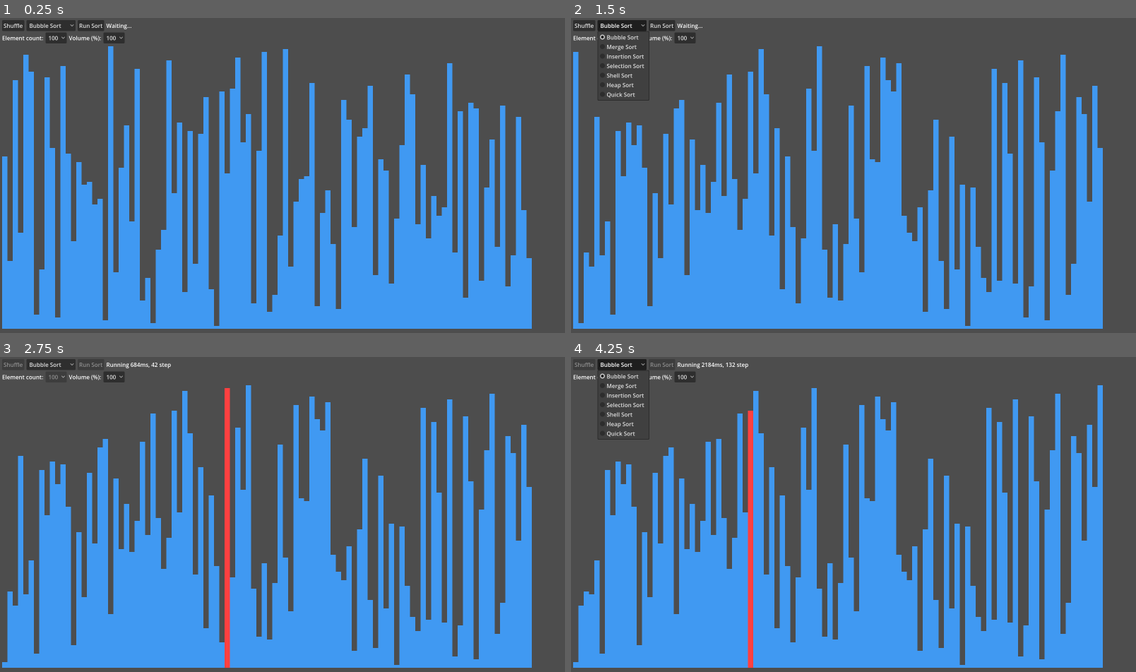
Above: before the commit, frames 1-4 (two rows, left to right).
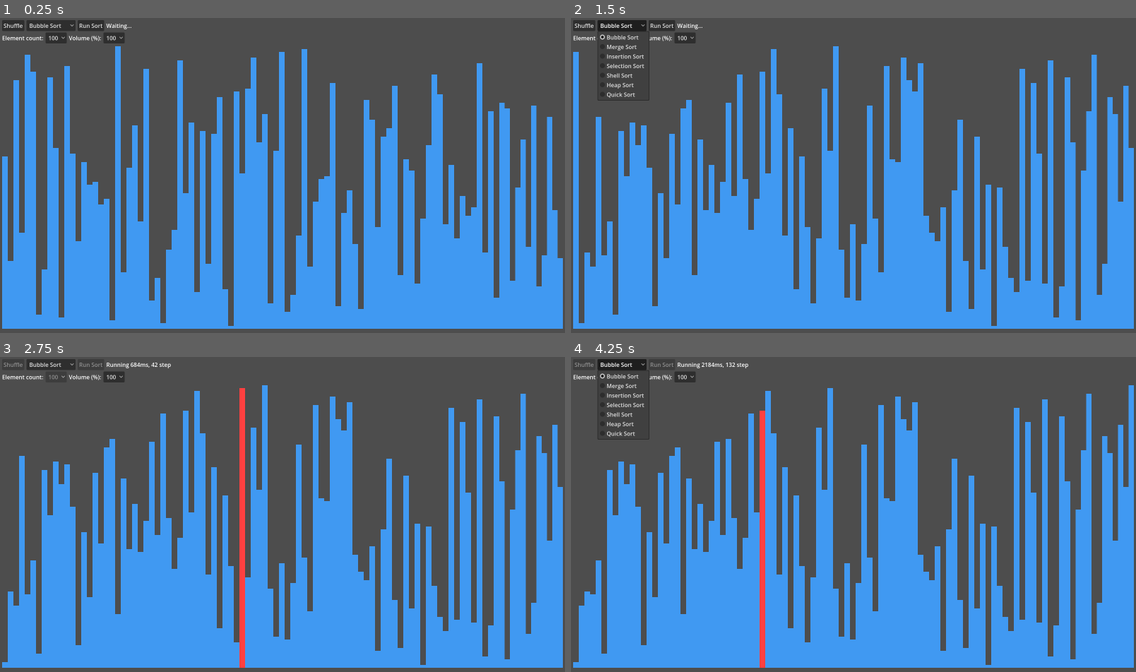
Above: after the commit, the same moments.

Repository: jiro4989/sort_visualizer
Game: Godot game, scene res://src/main.tscn
The game is run twice, just before and just after one commit, with the same random seed, the same clock (stepped at 60 frames per second) and the same inputs.
Inputs:
- Up to frame 1 (0.25 s): no input
- Up to frame 2 (1.5 s): click "Shuffle" at 0.5 s; click "Bubble Sort" at 1.25 s
- Up to frame 3 (2.75 s): click "Run Sort" at 2 s
- Up to frame 4 (4.25 s): click "100" at 2.75 s; click "Bubble Sort" at 3.5 s

The runs differ from the first frame. In frame 1, 28% of the frame differs, in the area x 1-100%, y 8-99%; in frame 2, 30%; in frame 3, 31%; in frame 4, 32%.

Commit message:
fix: 要素数が増えるほど累積幅が小さくなる不具合を修正

Diff:
--- a/src/main.gd
+++ b/src/main.gd
@@ -14,7 +14,7 @@
 const MARGIN_SIZE: int = 6
 const BUTTON_HEIGHT: int = 31
 const VISUALIZATION_AREA_WIDTH: int = 1600 - MARGIN_SIZE * 2
-const VISUALIZATION_AREA_HEIGHT: int = 900 - BUTTON_HEIGHT - MARGIN_SIZE * 2
+const VISUALIZATION_AREA_HEIGHT: int = 900 - BUTTON_HEIGHT * 2 - MARGIN_SIZE * 4
 const BAR_DEFAULT_COLOR: Color = Color(0.25, 0.6, 0.95, 1.0)
 const BAR_SELECTED_COLOR: Color = Color(1.0, 0.25, 0.25, 1.0)
 const SLEEP_TIME: float = 0.01
@@ -38,9 +38,11 @@
 		child.queue_free()
 	sort_values.clear()
 	var element_count: int = get_selected_element_count()
-	var bar_width: int = floori(float(VISUALIZATION_AREA_WIDTH) / element_count)
-	var bar_height: int = floori(float(VISUALIZATION_AREA_HEIGHT) / element_count)
+	var base_bar_width: int = floori(float(VISUALIZATION_AREA_WIDTH) / element_count)
+	var width_remainder: int = VISUALIZATION_AREA_WIDTH - base_bar_width * element_count
+	var bar_height: float = floori(float(VISUALIZATION_AREA_HEIGHT) / element_count)
 	for i in range(element_count):
+		var bar_width: int = base_bar_width + (1 if i < width_remainder else 0)
 		var sort_bar: SortBar = SortBar.new(i+1, bar_width, bar_height, BAR_DEFAULT_COLOR)
 		sort_values.append(sort_bar)
 		sort_visualization_area.add_child(sort_bar.column)
--- a/src/sort_bar.gd
+++ b/src/sort_bar.gd
@@ -3,10 +3,10 @@
 var value: int
 var column: VBoxContainer
 var panel: Panel
-var bar_width: int
-var bar_height: int
+var bar_width: float
+var bar_height: float
 
-func _init(_value: int, _bar_width: int, _bar_height: int, color: Color) -> void:
+func _init(_value: int, _bar_width: float, _bar_height: float, color: Color) -> void:
 	value = _value
 	bar_width = _bar_width
 	bar_height = _bar_height
